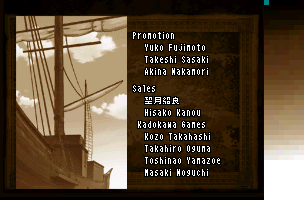
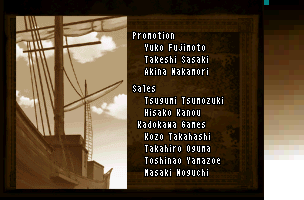
Before/after of a (304, 200) layered artwork. What changed in the layer stack:
painted on "text: Background" over [145, 97, 223, 104]
